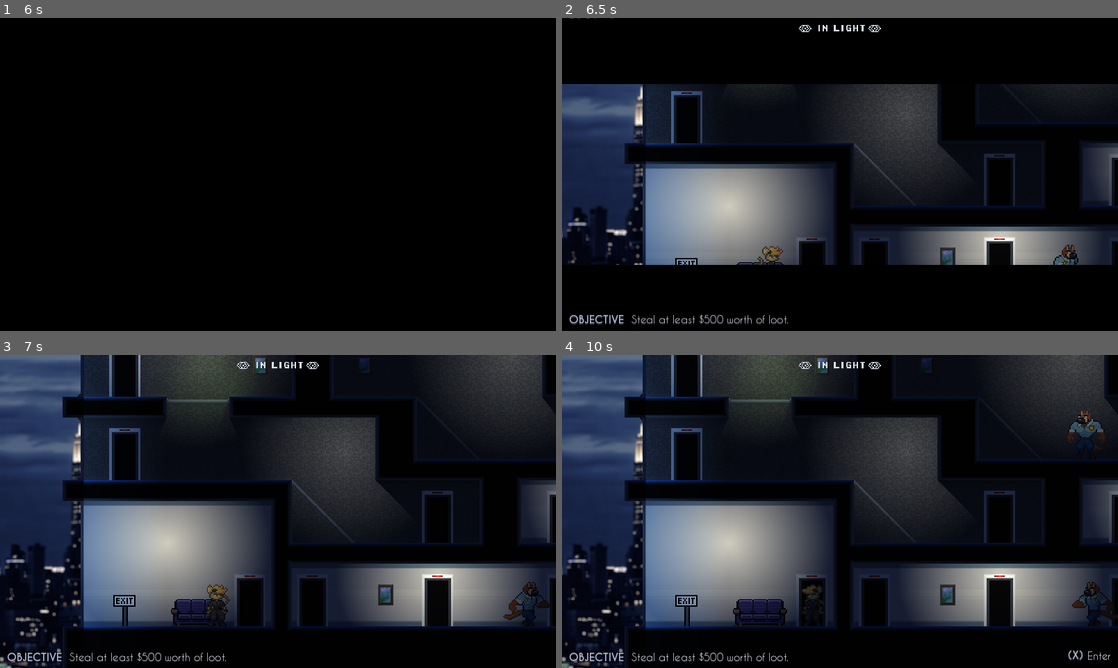
Above: before the commit, frames 1-4 (two rows, left to right).
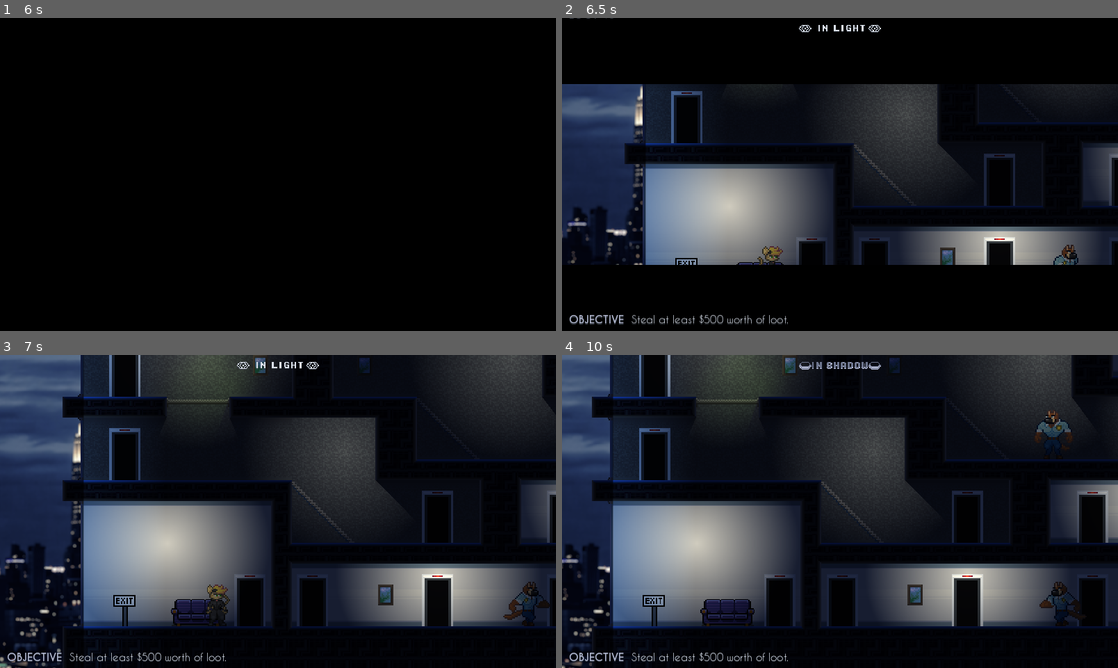
Above: after the commit, the same moments.

Repository: adamscott/catburglar
Game: Godot game, scene res://scenes/title_screen.tscn
Same seed, same stepped clock (60 frames per second), same inputs: the game is played once before the commit and once after it. Video files are missing from this copy of the repository; at most half a second of black plays in their place. Sound files missing from this copy of the repository are replaced by a short silence.
Inputs:
- Up to frame 1 (6 s): tap Enter (pause) at 0.5 s; hold Right (right) 0.53-1.28 s; hold X (interact) 0.53-1.28 s; hold Down (down) 1.28-2.03 s; tap X (interact) at 1.35, 2.3, 2.85, 4.55, 5.85 s; tap Space at 2 s; hold Right (right) 2.03-2.78 s; hold C (shoot) 2.03-2.78 s; hold Up (up) 2.78-3.53 s; hold X (interact) 3.53-4.28 s; hold Left (left) 3.53-5.03 s; tap C (shoot) at 4.35 s; hold Down (down) 5.03-5.78 s; hold X (interact) 5.03-5.78 s; hold Right (right) from 5.78 s (still down)
- Up to frame 2 (6.5 s): keep holding Right (right)
- Up to frame 3 (7 s): release Right (right) at 6.53 s; hold Up (up) from 6.53 s (still down); hold C (shoot) from 6.53 s (still down); tap X (interact) at 6.8 s
- Up to frame 4 (10 s): release Up (up) at 7.28 s; release C (shoot) at 7.28 s; hold Right (right) 7.28-8.03 s; tap X (interact) at 7.35, 9.05 s; tap Enter (pause) at 8 s; hold Down (down) 8.03-8.78 s; hold X (interact) 8.03-8.78 s; hold Left (left) 8.78-9.53 s; tap C (shoot) at 8.85 s; hold Up (up) from 9.53 s (still down); hold X (interact) from 9.53 s (still down)

Frame 1 is identical in both runs. In frame 2, less than 0.1% of the frame differs, in the area x 15-63%, y 40-59%; in frame 3, 0.1%; in frame 4, 36%, in the area x 0-100%, y 0-100%.

Commit message:
Add elevators

Diff:
--- a/game/objects/door.gd
+++ b/game/objects/door.gd
@@ -2,6 +2,8 @@
 
 @export_node_path("Node2D") var destination
 
-func get_destination_position() -> Vector2:
-	var dest : Node2D = get_node(destination)
-	return dest.global_position
+func get_destination() -> Node2D:
+	return get_node(destination)
+
+func open() -> void:
+	pass
--- /dev/null
+++ b/game/objects/lift.gd
@@ -0,0 +1,25 @@
+extends Area2D
+
+const ANIM_SPEED : float = 24.0
+
+@export_node_path("Node2D") var destination
+
+@onready var sprite_doors : Sprite2D = $Sprite2D_Doors
+@onready var timer_close_doors : Timer = $Timer_CloseDoors
+
+var actual_frame : float = 0.0
+var target_frame : float = 0.0
+
+func _on_timer_close_doors_timeout() -> void:
+	target_frame = 0.0
+
+func get_destination() -> Node2D:
+	return get_node(destination)
+
+func open() -> void:
+	target_frame = 5.0
+	timer_close_doors.start()
+
+func _physics_process(delta : float) -> void:
+	actual_frame = move_toward(actual_frame, target_frame, ANIM_SPEED * delta)
+	sprite_doors.frame = actual_frame
--- /dev/null
+++ b/game/objects/lift.tscn
@@ -0,0 +1,36 @@
+[gd_scene load_steps=5 format=3 uid="uid://c7gy24dsii3su"]
+
+[ext_resource type="Script" path="res://objects/lift.gd" id="1_gaicb"]
+[ext_resource type="Texture2D" uid="uid://bgn43xwrbyrjs" path="res://sprites/lift_single.png" id="2_dvofd"]
+[ext_resource type="Texture2D" uid="uid://ddfbiav6gy0pu" path="res://sprites/lift_doors.png" id="2_ncetw"]
+
+[sub_resource type="RectangleShape2D" id="RectangleShape2D_kxvj4"]
+size = Vector2(16, 40)
+
+[node name="Lift" type="Area2D" groups=["door", "interactable"]]
+z_index = -10
+collision_layer = 4
+collision_mask = 0
+script = ExtResource("1_gaicb")
+
+[node name="Sprite2D" type="Sprite2D" parent="."]
+z_index = -1
+texture_filter = 1
+position = Vector2(0, -24)
+texture = ExtResource("2_dvofd")
+
+[node name="Sprite2D_Doors" type="Sprite2D" parent="."]
+texture_filter = 1
+position = Vector2(0, -24)
+texture = ExtResource("2_ncetw")
+hframes = 6
+
+[node name="CollisionShape2D" type="CollisionShape2D" parent="."]
+position = Vector2(0, -20)
+shape = SubResource("RectangleShape2D_kxvj4")
+
+[node name="Timer_CloseDoors" type="Timer" parent="."]
+wait_time = 0.5
+one_shot = true
+
+[connection signal="timeout" from="Timer_CloseDoors" to="." method="_on_timer_close_doors_timeout"]
--- a/game/objects/player.gd
+++ b/game/objects/player.gd
@@ -27,11 +27,11 @@
 @onready var audio_land : AudioStreamPlayer2D = $Audio_Land
 @onready var audio_vent_hit : AudioStreamPlayer2D = $Audio_VentHit
 
-enum State {NORMAL, CROUCHING_DOWN, CROUCHED, STANDING_UP, ENTERING_ROLL, ROLLING, LEAVING_ROLL, FALLING, LANDING, ENTERING_DOOR, LEAVING_DOOR, SWIPING, HACKING, IN_PIPE, CAUGHT, ESCAPING}
+enum State {NORMAL, CROUCHING_DOWN, CROUCHED, STANDING_UP, ENTERING_ROLL, ROLLING, LEAVING_ROLL, FALLING, LANDING, ENTERING_DOOR, LEAVING_DOOR, ENTERING_LIFT, IN_LIFT, LEAVING_LIFT, SWIPING, HACKING, IN_PIPE, CAUGHT, ESCAPING}
 
 var current_state : int = State.NORMAL
 var anim_index : float = 0.0
-var door_destination : Vector2
+var door_destination : Node2D
 var last_computer_used : Node2D
 
 var facing : Vector2 = Vector2.RIGHT
@@ -137,9 +137,10 @@
 		var interactable : Area2D = interactables[0]
 		if interactable.is_in_group(&"door"):
 			global_position = interactable.global_position
-			door_destination = interactable.get_destination_position()
+			door_destination = interactable.get_destination()
 			current_state = State.ENTERING_DOOR
 			anim_index = 0.0
+			interactable.open()
 		elif interactable.is_in_group(&"computer"):
 			if !interactable.hacked:
 				global_position = interactable.global_position
@@ -199,20 +200,22 @@
 
 func _physics_process_entering_door(delta : float) -> void:
 	obscured = false
-	anim_index += delta * 4.0
-	sprite.modulate.a = 1.0 - anim_index
+	anim_index += delta
+	sprite.frame = 78 + clampf(anim_index * 4.0, 0.0, 1.0)
+	sprite.modulate.a = clampf(2.0 - (anim_index * 4.0), 0.0, 1.0)
 	if anim_index >= 1.0: # TODO: tweak this
 		current_state = State.LEAVING_DOOR
-		global_position = door_destination
+		global_position = door_destination.global_position
+		door_destination.open()
 		anim_index = 0.0
 
 func _physics_process_leaving_door(delta : float) -> void:
 	obscured = false
 	anim_index += delta * 4.0
+	sprite.frame = 0
 	sprite.modulate.a = anim_index
 	if anim_index >= 1.0: # TODO: tweak this
 		current_state = State.NORMAL
-		anim_index = 0.0
 		sprite.modulate.a = 1.0
 
 func _physics_process_crouching_down(delta : float) -> void:
--- a/game/objects/player.tscn
+++ b/game/objects/player.tscn
@@ -27,6 +27,7 @@
 texture = ExtResource("1_xo8fu")
 hframes = 14
 vframes = 8
+frame = 78
 
 [node name="Area2D_Interact" type="Area2D" parent="."]
 position = Vector2(0, -16)
--- a/game/scenes/levels/level2.tscn
+++ b/game/scenes/levels/level2.tscn
@@ -7,6 +7,7 @@
 [ext_resource type="PackedScene" uid="uid://bf1drr1n10l11" path="res://objects/camera.tscn" id="5_68o1k"]
 [ext_resource type="PackedScene" uid="uid://yc5fsy3tmtre" path="res://objects/door.tscn" id="6_848vf"]
 [ext_resource type="PackedScene" uid="uid://b0pwne8tissnt" path="res://objects/level_exit.tscn" id="6_hlqkw"]
+[ext_resource type="PackedScene" uid="uid://c7gy24dsii3su" path="res://objects/lift.tscn" id="6_kh1so"]
 [ext_resource type="PackedScene" uid="uid://dqw0d7ada657g" path="res://objects/pipe.tscn" id="7_40ony"]
 [ext_resource type="PackedScene" uid="uid://ctu21mpqd6ic7" path="res://objects/hud.tscn" id="7_83k46"]
 [ext_resource type="PackedScene" uid="uid://bms12ql4d2pev" path="res://objects/dialogue_trigger.tscn" id="8_46snf"]
@@ -17,6 +18,7 @@
 [ext_resource type="PackedScene" uid="uid://26dcmt2uqm4y" path="res://objects/flickering_light.tscn" id="11_625eh"]
 [ext_resource type="Texture2D" uid="uid://cps8flbpi8arq" path="res://sprites/furniture.png" id="11_yu3wf"]
 [ext_resource type="PackedScene" uid="uid://b2lfcpiy60nl0" path="res://objects/light_toggle.tscn" id="14_17ouq"]
+[ext_resource type="Texture2D" uid="uid://cki0solhdng5r" path="res://sprites/gradient.png" id="15_gkbw6"]
 [ext_resource type="PackedScene" uid="uid://b8rgrlge5sx1q" path="res://objects/computer.tscn" id="17_icuwq"]
 [ext_resource type="Script" path="res://scripts/scenarios/scenario2.gd" id="19_14245"]
 
@@ -135,37 +137,41 @@
 
 [node name="Doors" type="Node" parent="."]
 
-[node name="DoorA1" parent="Doors" instance=ExtResource("6_848vf")]
+[node name="LiftA" parent="Doors" instance=ExtResource("6_kh1so")]
 position = Vector2(296, 480)
-destination = NodePath("../DoorA2")
-
-[node name="DoorA2" parent="Doors" instance=ExtResource("6_848vf")]
-position = Vector2(296, 398)
-destination = NodePath("../DoorA1")
-
-[node name="DoorB1" parent="Doors" instance=ExtResource("6_848vf")]
-position = Vector2(248, 398)
-destination = NodePath("../DoorB2")
-
-[node name="DoorB2" parent="Doors" instance=ExtResource("6_848vf")]
-position = Vector2(248, 334)
-destination = NodePath("../DoorB1")
-
-[node name="DoorC1" parent="Doors" instance=ExtResource("6_848vf")]
-position = Vector2(344, 398)
-destination = NodePath("../DoorC2")
-
-[node name="DoorC2" parent="Doors" instance=ExtResource("6_848vf")]
-position = Vector2(344, 334)
-destination = NodePath("../DoorC1")
-
-[node name="DoorD1" parent="Doors" instance=ExtResource("6_848vf")]
-position = Vector2(120, 270)
-destination = NodePath("../DoorD2")
-
-[node name="DoorD2" parent="Doors" instance=ExtResource("6_848vf")]
-position = Vector2(120, 206)
-destination = NodePath("../DoorD1")
+destination = NodePath("Destination")
+
+[node name="Destination" parent="Doors/LiftA" instance=ExtResource("6_kh1so")]
+z_index = 0
+position = Vector2(0, -80)
+destination = NodePath("..")
+
+[node name="LiftB" parent="Doors" instance=ExtResource("6_kh1so")]
+position = Vector2(248, 400)
+destination = NodePath("Destination")
+
+[node name="Destination" parent="Doors/LiftB" instance=ExtResource("6_kh1so")]
+z_index = 0
+position = Vector2(0, -64)
+destination = NodePath("..")
+
+[node name="LiftC" parent="Doors" instance=ExtResource("6_kh1so")]
+position = Vector2(344, 400)
+destination = NodePath("Destination")
+
+[node name="Destination" parent="Doors/LiftC" instance=ExtResource("6_kh1so")]
+z_index = 0
+position = Vector2(0, -64)
+destination = NodePath("..")
+
+[node name="LiftD" parent="Doors" instance=ExtResource("6_kh1so")]
+position = Vector2(120, 272)
+destination = NodePath("Destination")
+
+[node name="Destination" parent="Doors/LiftD" instance=ExtResource("6_kh1so")]
+z_index = 0
+position = Vector2(0, -64)
+destination = NodePath("..")
 
 [node name="DoorE1" parent="Doors" instance=ExtResource("6_848vf")]
 position = Vector2(112, 526)
@@ -199,45 +205,48 @@
 position = Vector2(304, 270)
 destination = NodePath("../DoorH1")
 
-[node name="DoorI1" parent="Doors" instance=ExtResource("6_848vf")]
+[node name="LiftI1" parent="Doors" instance=ExtResource("6_kh1so")]
 position = Vector2(488, 398)
-destination = NodePath("../DoorI2")
-
-[node name="DoorI2" parent="Doors" instance=ExtResource("6_848vf")]
+destination = NodePath("../LiftI2")
+
+[node name="LiftI2" parent="Doors" instance=ExtResource("6_kh1so")]
 position = Vector2(488, 334)
-destination = NodePath("../DoorI1")
-
-[node name="DoorJ1" parent="Doors" instance=ExtResource("6_848vf")]
-position = Vector2(552, 462)
-destination = NodePath("../DoorJ2")
-
-[node name="DoorJ2" parent="Doors" instance=ExtResource("6_848vf")]
-position = Vector2(552, 398)
-destination = NodePath("../DoorJ1")
-
-[node name="DoorK1" parent="Doors" instance=ExtResource("6_848vf")]
-position = Vector2(552, 270)
-destination = NodePath("../DoorK2")
-
-[node name="DoorK2" parent="Doors" instance=ExtResource("6_848vf")]
-position = Vector2(552, 142)
-destination = NodePath("../DoorK1")
-
-[node name="DoorL1" parent="Doors" instance=ExtResource("6_848vf")]
-position = Vector2(336, 142)
-destination = NodePath("../DoorL2")
-
-[node name="DoorL2" parent="Doors" instance=ExtResource("6_848vf")]
-position = Vector2(336, 78)
-destination = NodePath("../DoorL1")
-
-[node name="DoorM1" parent="Doors" instance=ExtResource("6_848vf")]
+destination = NodePath("../LiftI1")
+
+[node name="LiftJ1" parent="Doors" instance=ExtResource("6_kh1so")]
+position = Vector2(552, 464)
+destination = NodePath("../LiftJ2")
+
+[node name="LiftJ2" parent="Doors" instance=ExtResource("6_kh1so")]
+position = Vector2(552, 400)
+destination = NodePath("../LiftJ1")
+
+[node name="LiftK" parent="Doors" instance=ExtResource("6_kh1so")]
+position = Vector2(552, 272)
+destination = NodePath("Destination")
+
+[node name="Destination" parent="Doors/LiftK" instance=ExtResource("6_kh1so")]
+z_index = 0
+position = Vector2(0, -130)
+destination = NodePath("..")
+
+[node name="LiftL" parent="Doors" instance=ExtResource("6_kh1so")]
+position = Vector2(336, 144)
+destination = NodePath("Destination")
+
+[node name="Destination" parent="Doors/LiftL" instance=ExtResource("6_kh1so")]
+z_index = 0
+position = Vector2(0, -66)
+destination = NodePath("..")
+
+[node name="DoorM" parent="Doors" instance=ExtResource("6_848vf")]
 position = Vector2(432, 78)
-destination = NodePath("../DoorM2")
-
-[node name="DoorM2" parent="Doors" instance=ExtResource("6_848vf")]
-position = Vector2(480, 78)
-destination = NodePath("../DoorM1")
+destination = NodePath("Destination")
+
+[node name="Destination" parent="Doors/DoorM" instance=ExtResource("6_848vf")]
+z_index = 0
+position = Vector2(48, 0)
+destination = NodePath("..")
 
 [node name="DoorN1" parent="Doors" instance=ExtResource("6_848vf")]
 position = Vector2(192, 78)
@@ -255,21 +264,23 @@
 position = Vector2(208, 142)
 destination = NodePath("../DoorO1")
 
-[node name="DoorP1" parent="Doors" instance=ExtResource("6_848vf")]
-position = Vector2(40, 142)
-destination = NodePath("../DoorP2")
-
-[node name="DoorP2" parent="Doors" instance=ExtResource("6_848vf")]
-position = Vector2(40, 78)
-destination = NodePath("../DoorP1")
-
-[node name="DoorQ1" parent="Doors" instance=ExtResource("6_848vf")]
-position = Vector2(40, 462)
-destination = NodePath("../DoorQ2")
-
-[node name="DoorQ2" parent="Doors" instance=ExtResource("6_848vf")]
-position = Vector2(40, 398)
-destination = NodePath("../DoorQ1")
+[node name="LiftP" parent="Doors" instance=ExtResource("6_kh1so")]
+position = Vector2(40, 144)
+destination = NodePath("Destination")
+
+[node name="Destination" parent="Doors/LiftP" instance=ExtResource("6_kh1so")]
+z_index = 0
+position = Vector2(0, -66)
+destination = NodePath("..")
+
+[node name="LiftQ" parent="Doors" instance=ExtResource("6_kh1so")]
+position = Vector2(40, 464)
+destination = NodePath("Destination")
+
+[node name="Destination" parent="Doors/LiftQ" instance=ExtResource("6_kh1so")]
+z_index = 0
+position = Vector2(0, -66)
+destination = NodePath("..")
 
 [node name="Pipes" type="Node" parent="."]
 
@@ -672,6 +683,19 @@
 path_light = NodePath("../Light")
 
 [node name="Lights" type="Node" parent="."]
+
+[node name="OutsideLight1" type="PointLight2D" parent="Lights"]
+position = Vector2(32, 0)
+scale = Vector2(1, 100)
+color = Color(0.25098, 0.376471, 0.501961, 1)
+texture = ExtResource("15_gkbw6")
+
+[node name="OutsideLight2" type="PointLight2D" parent="Lights"]
+position = Vector2(560, 0)
+rotation = 3.14159
+scale = Vector2(1, -100)
+color = Color(0.25098, 0.376471, 0.501961, 1)
+texture = ExtResource("15_gkbw6")
 
 [node name="Dialogues" type="Node" parent="."]
 
Not shown: 1 places in game/scenes/levels/level2.tscn that only renumber resources
Binary file changed: game/sprites/exclamation_bubble.png
Binary file added: game/sprites/lift_doors.png
Not shown, added: game/sprites/lift_doors.png.import
Binary file added: game/sprites/lift_double.png
Not shown, added: game/sprites/lift_double.png.import
Binary file added: game/sprites/lift_single.png
Not shown, added: game/sprites/lift_single.png.import
Binary file changed: game/sprites/pipe.png
Binary file changed: game/sprites/player.png
Binary file changed: game/sprites/question_bubble.png
Binary file changed: game/tilesets/foreground.png
